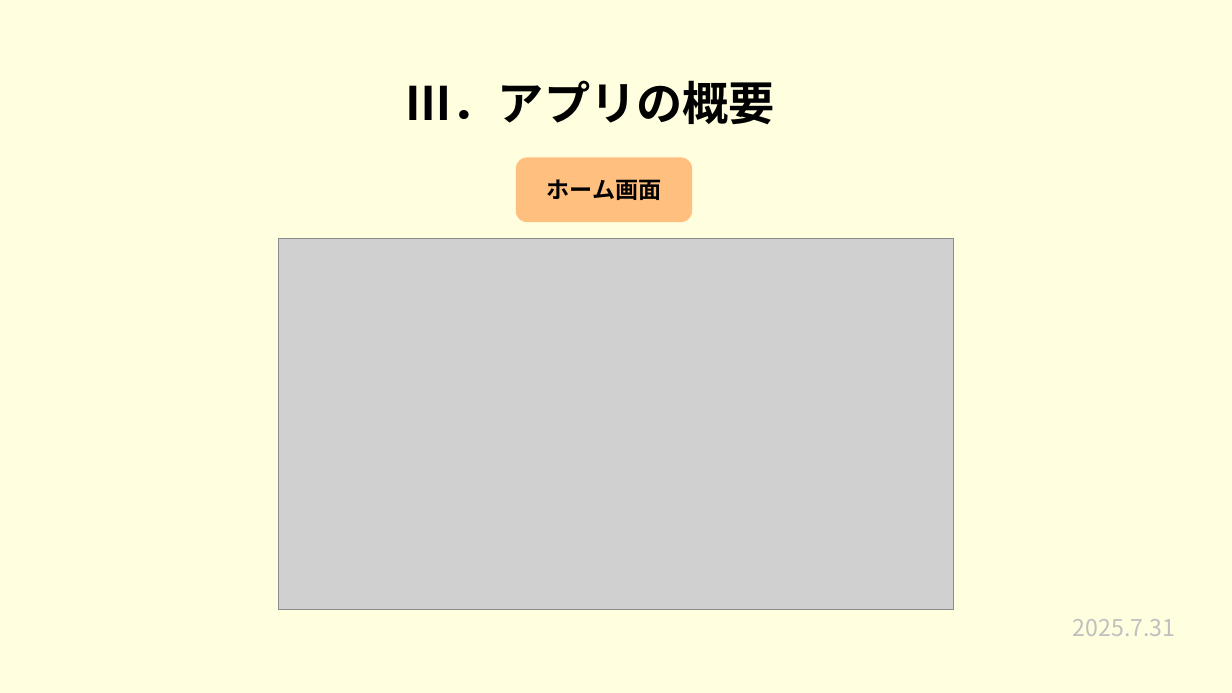
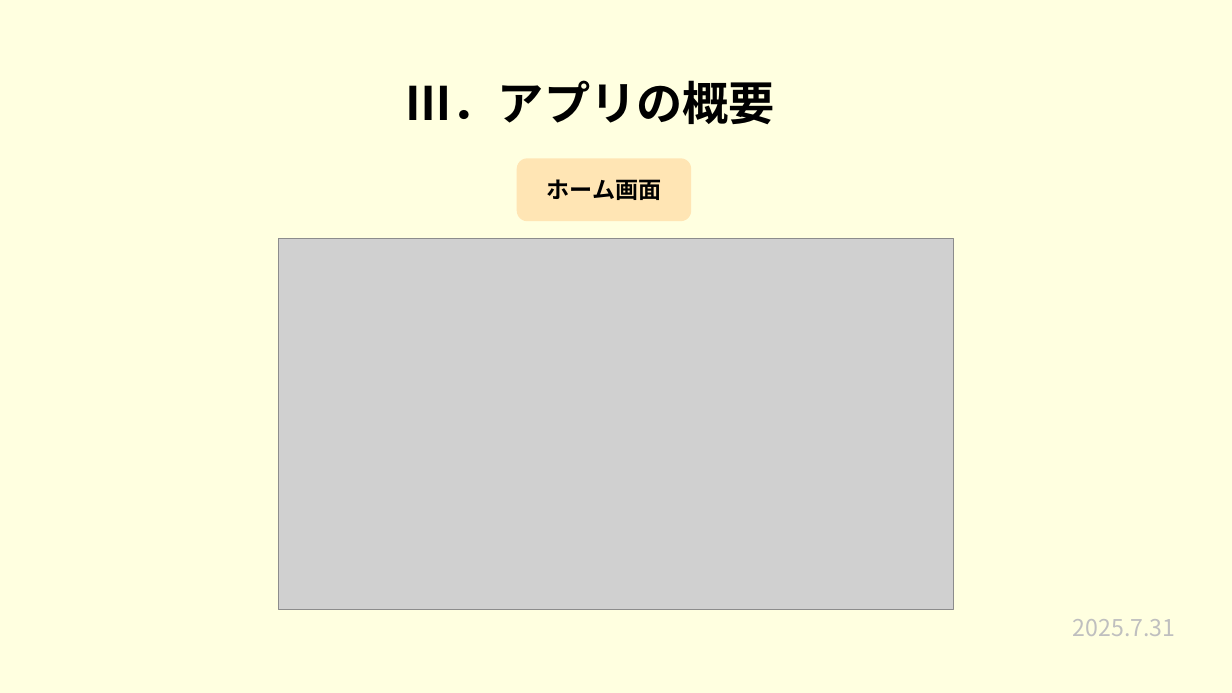
Before and after one commit to plusdojo2025/a2-7, a slide deck: slide 6 of 発表準備/7月成果発表会.pptx. Drawn at 1232x693 pixels with LibreOffice and Linux fonts; fonts in the diff are those of the drawing; grey boxes stand for pictures. Boxes give left, top, right and bottom in pixels: in the first picture for what was removed or moved away, otherwise in the second. Text is boxed around its words. In the diff, an @@ line names an element or a change of style, - is before the commit and + after.

```diff
--- a/発表準備/7月成果発表会.pptx
+++ b/発表準備/7月成果発表会.pptx
@@ rounded rectangle "ホーム画面" at box(517, 158, 691, 221): fill #FFBF7F to #FFE5B4; outline #FFBF7F 1.5 pt to none @@
```
Also in this commit, not shown: 7 other slides changed.
